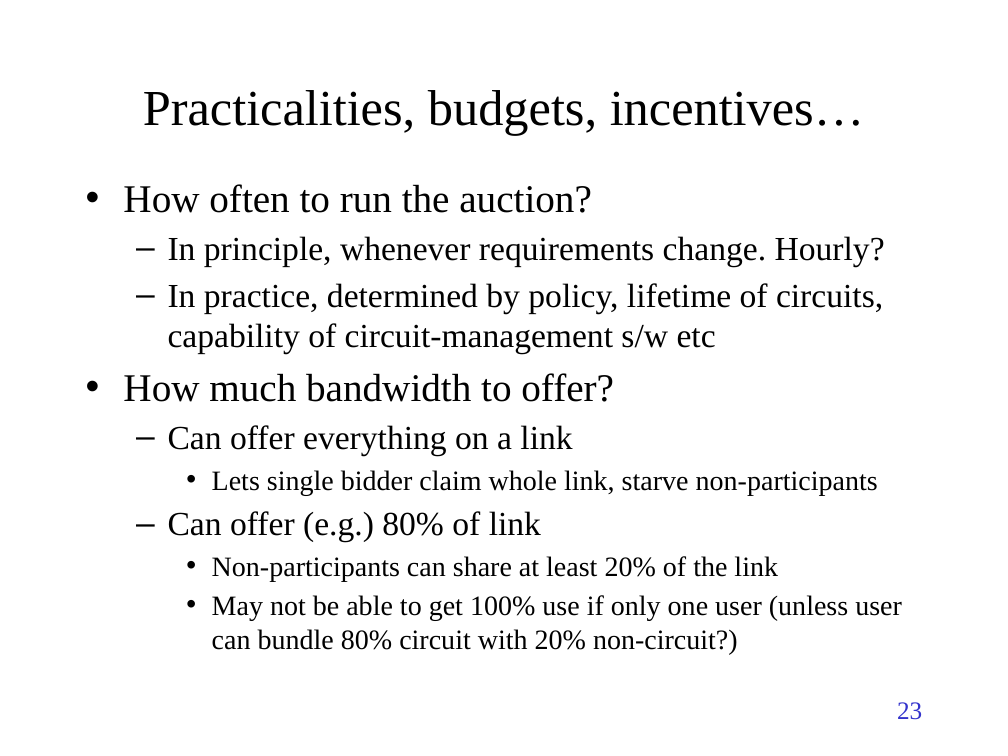
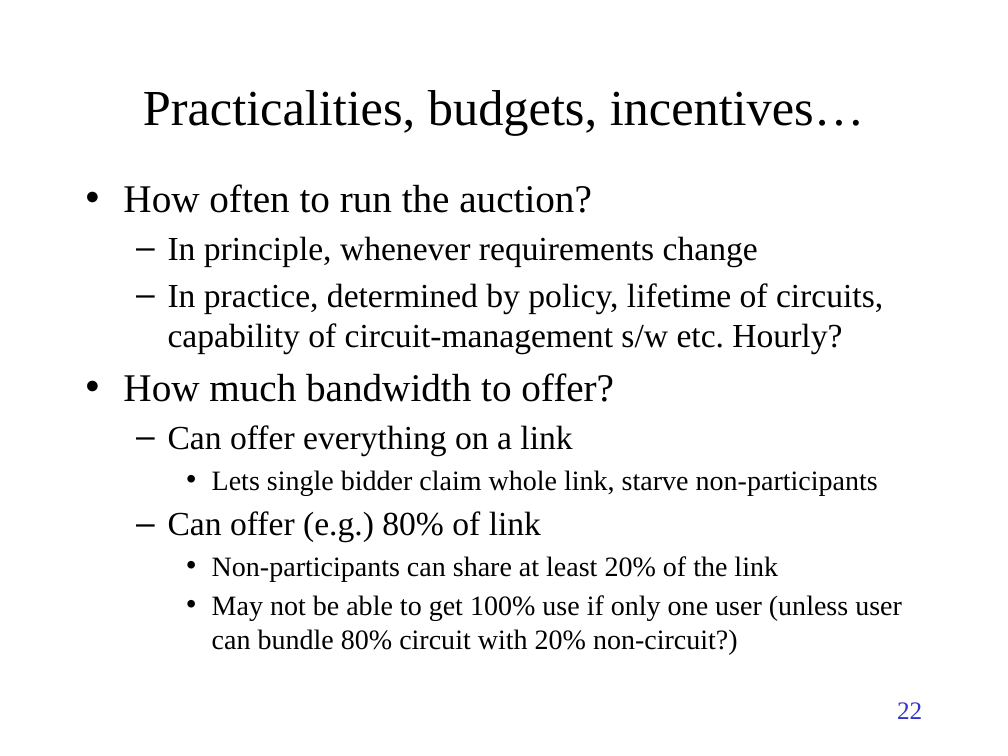
Before and after one commit to TonyWildish/P2P-Auction, a slide deck: slide 22 of Slides/PSP.pptx (slide 23 before the commit). Drawn at 1008x756 pixels with LibreOffice and Linux fonts; fonts in the diff are those of the drawing. Boxes give left, top, right and bottom in pixels: in the first picture for what was removed or moved away, otherwise in the second. Text is boxed around its words. In the diff, an @@ line names an element or a change of style, - is before the commit and + after.

```diff
--- a/Slides/PSP.pptx
+++ b/Slides/PSP.pptx
@@ text at box(168, 236, 883, 354): text changed @@
-  – In principle, whenever requirements change. Hourly?
-  – In practice, determined by policy, lifetime of circuits, capability of circuit-management s/w etc
+  – In principle, whenever requirements change
+  – In practice, determined by policy, lifetime of circuits, capability of circuit-management s/w etc. Hourly?
@@ page number at box(897, 702, 922, 719): text changed @@
-23
+22
```
Also in this commit, not shown: 10 other slides changed, 7 slides removed.
